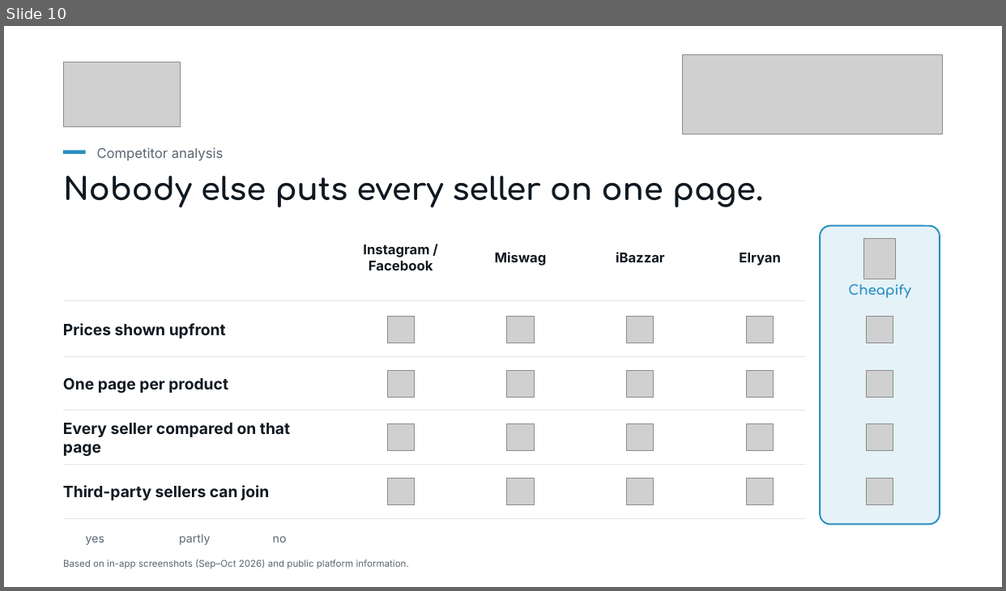
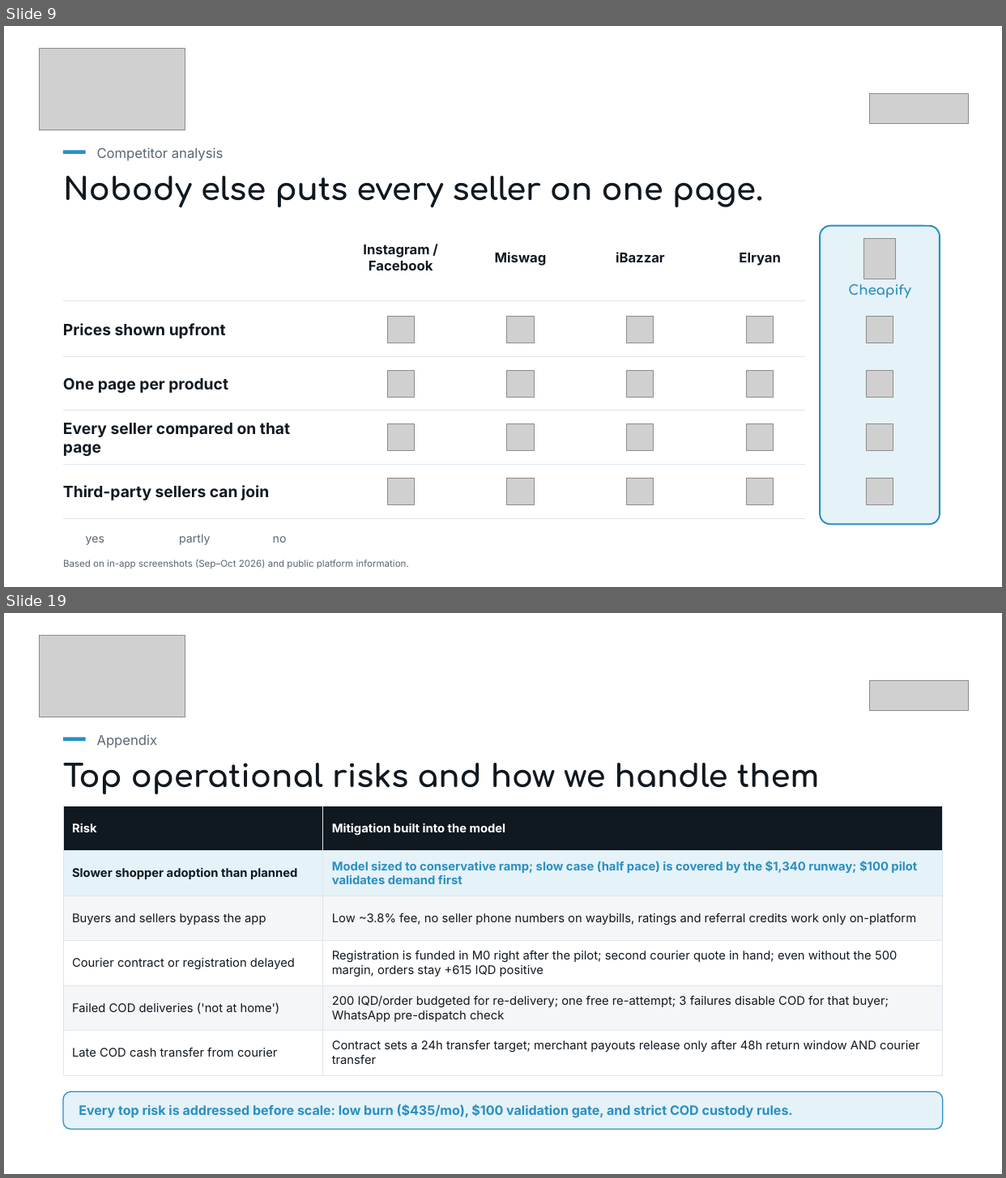
Before and after one commit to shakerbr/cheapify, a slide deck: presentation/Cheapify-GIZ-Pitch.pptx. Shown one above the other, each under a label of ours: slide 10 before the commit, slides 9 and 19 after it; the slides between them are not shown. The pictures are 1006x591 and 1006x1178 pixels, drawn with LibreOffice and Linux fonts; fonts in the diff are those of the drawing; grey boxes stand for pictures; background and template pictures are left out. Boxes give left, top, right and bottom in pixels: in the first picture for what was removed or moved away, otherwise in the second. Text is boxed around its words. In the diff, an @@ line names an element or a change of style, - is before the commit and + after.

```diff
--- a/presentation/Cheapify-GIZ-Pitch.pptx
+++ b/presentation/Cheapify-GIZ-Pitch.pptx
@@ slide 19 added at (x1=4, y1=613, x2=1002, y2=1174), background #FFFFFF @@
@@ picture added at (x1=39, y1=636, x2=185, y2=717) @@
@@ picture added at (x1=869, y1=680, x2=968, y2=710) @@
@@ rectangle added at (x1=63, y1=737, x2=86, y2=741), fill #298FC2 @@
@@ text added at (x1=97, y1=735, x2=158, y2=748), 13 pt, text #5A6672 @@
+Appendix
@@ text added at (x1=63, y1=763, x2=820, y2=794), 30 pt, text #101820, bold @@
+Top operational risks and how we handle them
@@ table added at (x1=63, y1=806, x2=943, y2=1076), 6 rows, 2 columns @@
+Risk | Mitigation built into the model
+Slower shopper adoption than planned | Model sized to conservative ramp; slow case (half pace) is covered by the $1,340 runway; $100 pilot validates demand first
+Buyers and sellers bypass the app | Low ~3.8% fee, no seller phone numbers on waybills, ratings and referral credits work only on-platform
+Courier contract or registration delayed | Registration is funded in M0 right after the pilot; second courier quote in hand; even without the 500 margin, orders stay +615 IQD positive
+Failed COD deliveries ('not at home') | 200 IQD/order budgeted for re-delivery; one free re-attempt; 3 failures disable COD for that buyer; WhatsApp pre-dispatch check
+Late COD cash transfer from courier | Contract sets a 24h transfer target; merchant payouts release only after 48h return window AND courier transfer
@@ rounded rectangle added at (x1=63, y1=1093, x2=943, y2=1130), fill #E5F2F8, outline #298FC2 1 pt @@
@@ text added at (x1=79, y1=1104, x2=793, y2=1118), 12.5 pt, text #298FC2, bold @@
+Every top risk is addressed before scale: low burn ($435/mo), $100 validation gate, and strict COD custody rules.
@@ what was slide 10 is now slide 9 @@
@@ slide 9 changed as well @@
@@ picture resized from (x1=63, y1=62, x2=180, y2=127) to (x1=39, y1=49, x2=185, y2=130) @@
@@ picture resized from (x1=683, y1=54, x2=944, y2=134) to (x1=869, y1=93, x2=968, y2=123) @@
```
Also in this commit, not shown: 15 other slides changed, 5 other slides added, 7 slides removed, 56 other files.
